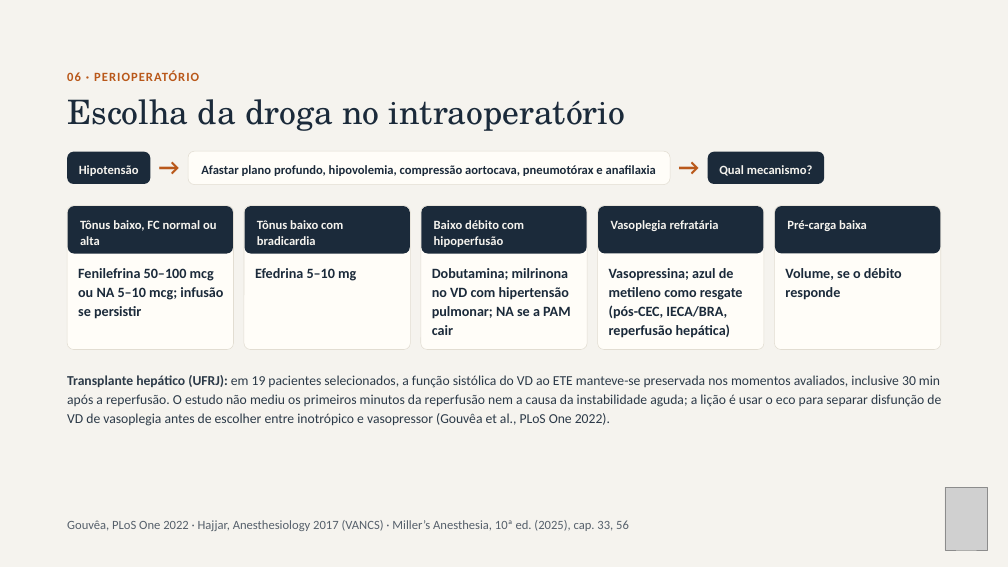
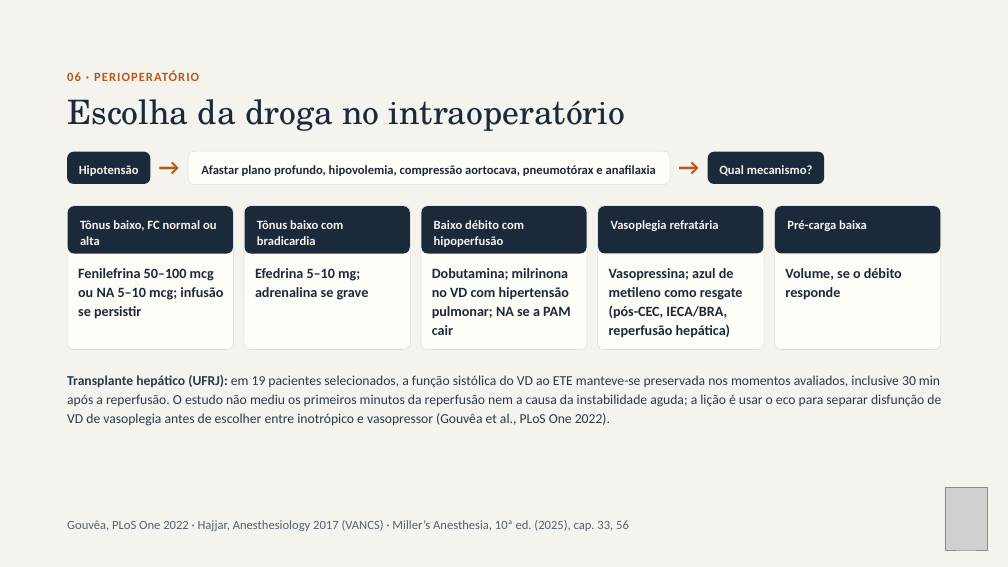
Before and after one commit to brunomoraesdubois-bit/Bruno, a slide deck: slide 15 of apresentacao/Aminas_Vasoativas.pptx. Drawn at 1008x567 pixels with LibreOffice and Linux fonts; fonts in the diff are those of the drawing; grey boxes stand for pictures. Boxes give left, top, right and bottom in pixels: in the first picture for what was removed or moved away, otherwise in the second. Text is boxed around its words. In the diff, an @@ line names an element or a change of style, - is before the commit and + after.

```diff
--- a/apresentacao/Aminas_Vasoativas.pptx
+++ b/apresentacao/Aminas_Vasoativas.pptx
@@ text at box(255, 268, 369, 300): text changed @@
-Efedrina 5–10 mg
+Efedrina 5–10 mg; adrenalina se grave
```
Also in this commit, not shown: 8 other slides changed, 20 other files.
